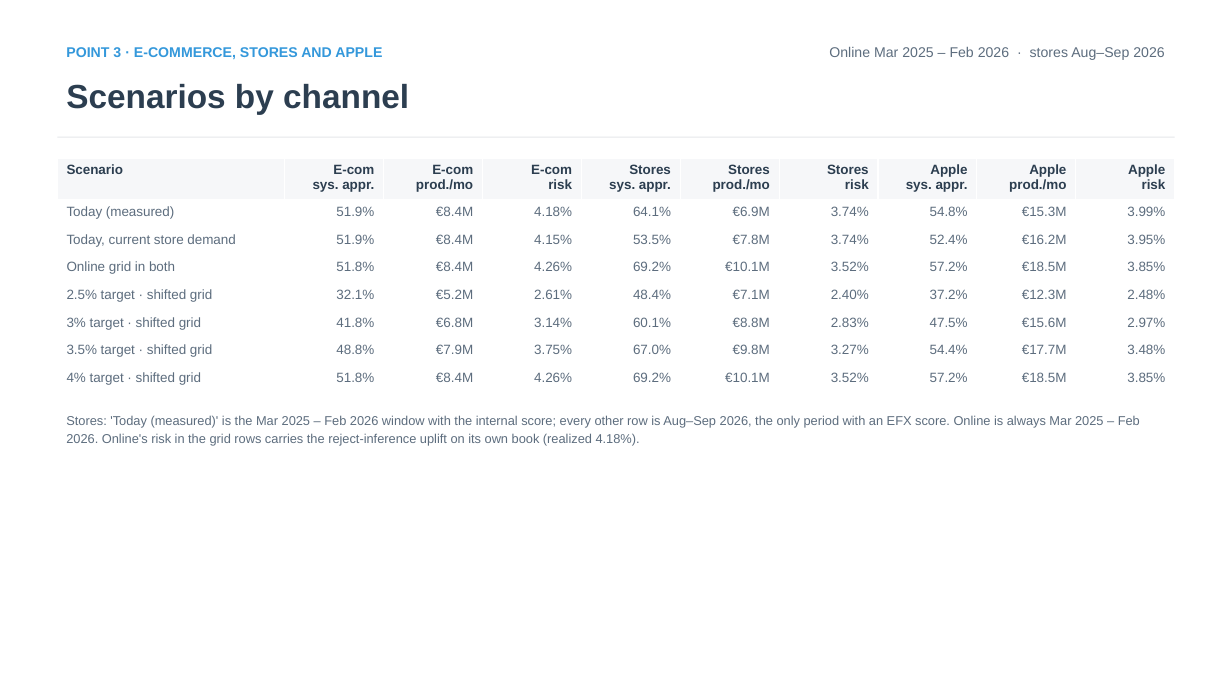
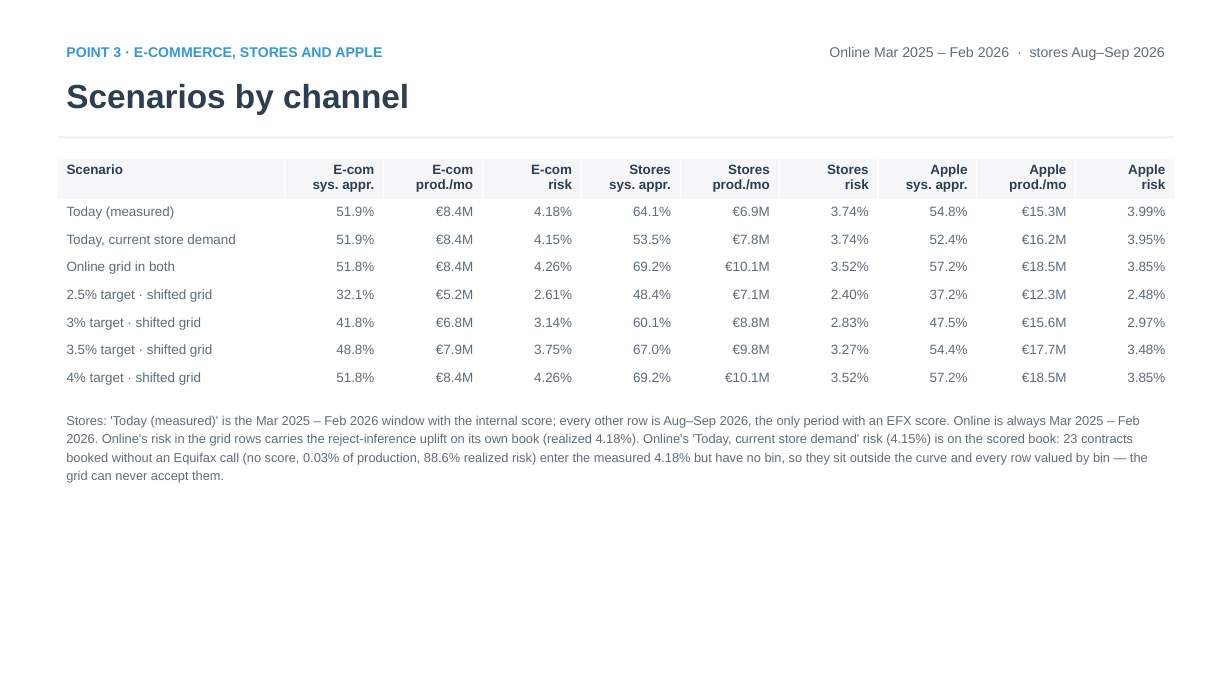
Before and after one commit to iocariz/scoring_tools, a slide deck: slide 8 of output/apple_deck/Apple_EFX_Study.pptx. Drawn at 1232x693 pixels with LibreOffice and Linux fonts; fonts in the diff are those of the drawing. Boxes give left, top, right and bottom in pixels: in the first picture for what was removed or moved away, otherwise in the second. Text is boxed around its words. In the diff, an @@ line names an element or a change of style, - is before the commit and + after.

```diff
--- a/output/apple_deck/Apple_EFX_Study.pptx
+++ b/output/apple_deck/Apple_EFX_Study.pptx
@@ text at (66,415,1148,483): text changed @@
-Stores: 'Today (measured)' is the Mar 2025 – Feb 2026 window with the internal score; every other row is Aug–Sep 2026, the only period with an EFX score. Online is always Mar 2025 – Feb 2026. Online's risk in the grid rows carries the reject-inference uplift on its own book (realized 4.18%).
+Stores: 'Today (measured)' is the Mar 2025 – Feb 2026 window with the internal score; every other row is Aug–Sep 2026, the only period with an EFX score. Online is always Mar 2025 – Feb 2026. Online's risk in the grid rows carries the reject-inference uplift on its own book (realized 4.18%). Online's 'Today, current store demand' risk (4.15%) is on the scored book: 23 contracts booked without an Equifax call (no score, 0.03% of production, 88.6% realized risk) enter the measured 4.18% but have no bin, so they sit outside the curve and every row valued by bin — the grid can never accept them.
```
Also in this commit, not shown: 6 other files.
